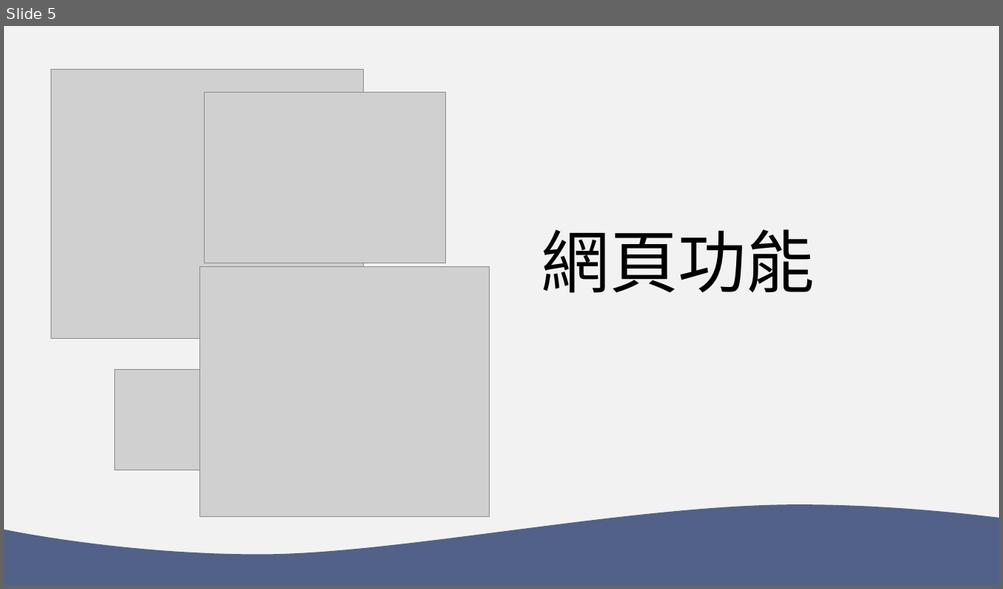
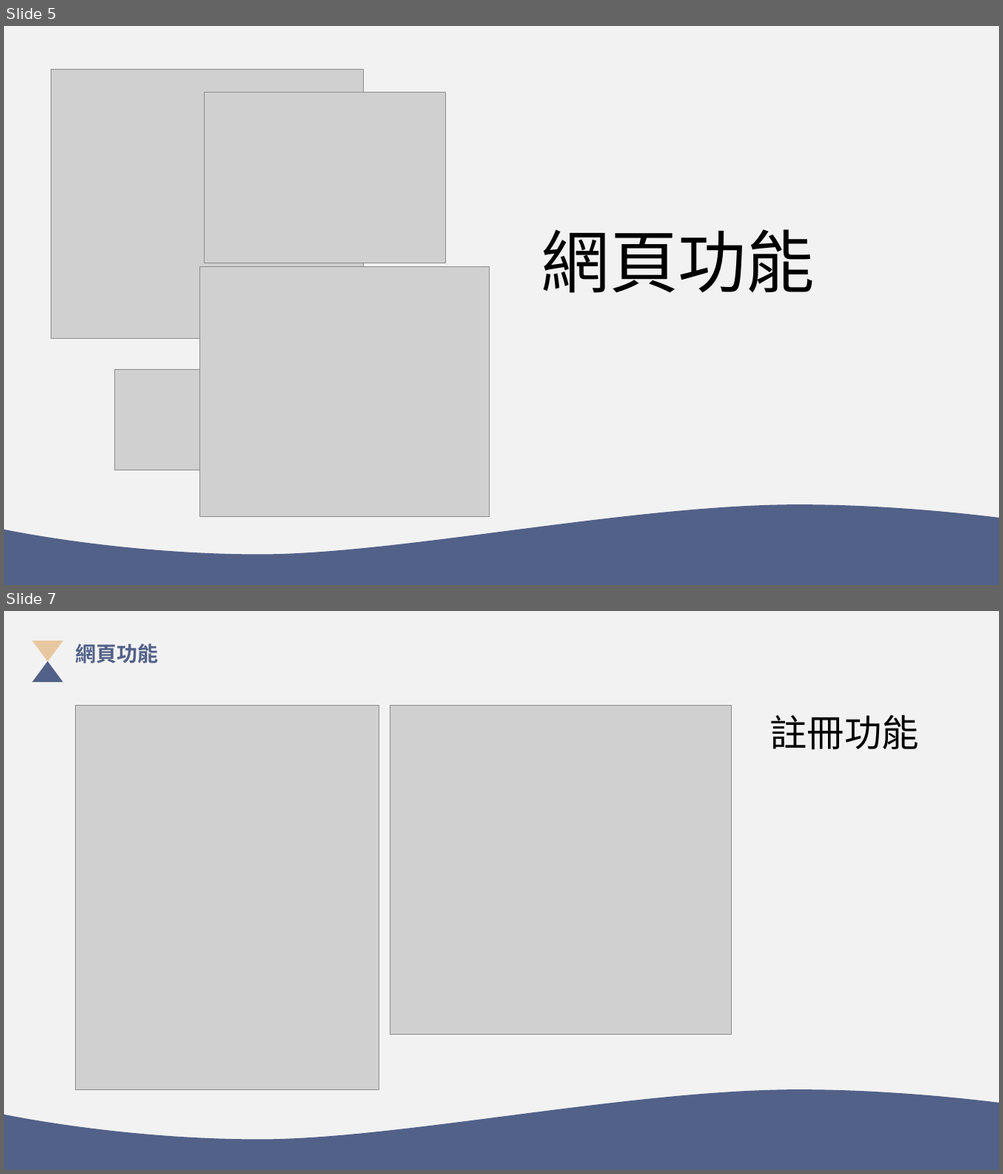
Before and after one commit to 35596035/End-of-period-project, a slide deck: 系統分析PPT.pptx. Shown one above the other, each under a label of ours: slide 5 before the commit, slides 5 and 7 after it; the slides between them are not shown. The pictures are 1003x589 and 1003x1174 pixels, drawn with LibreOffice and Linux fonts; fonts in the diff are those of the drawing; grey boxes stand for pictures. Boxes give left, top, right and bottom in pixels: in the first picture for what was removed or moved away, otherwise in the second. Text is boxed around its words. In the diff, an @@ line names an element or a change of style, - is before the commit and + after.

```diff
--- a/系統分析PPT.pptx
+++ b/系統分析PPT.pptx
@@ slide 7 added at (4, 611, 999, 1170), background #F2F2F2 @@
@@ triangle added at (32, 641, 63, 662), fill #E7C7A0 @@
@@ text added at (76, 644, 159, 664), 20 pt, text #526188, bold @@
+網頁功能
@@ triangle added at (32, 661, 63, 682), fill #526188 @@
@@ picture added at (76, 706, 378, 1090) @@
@@ picture added at (390, 706, 731, 1035) @@
@@ text added at (769, 715, 919, 750), 36 pt, text #000000 @@
+註冊功能
@@ freeform shape added at (4, 1090, 999, 1170), fill #526188 @@
```
Also in this commit, not shown: 5 slides changed, 18 other slides added, 2 slides removed.
